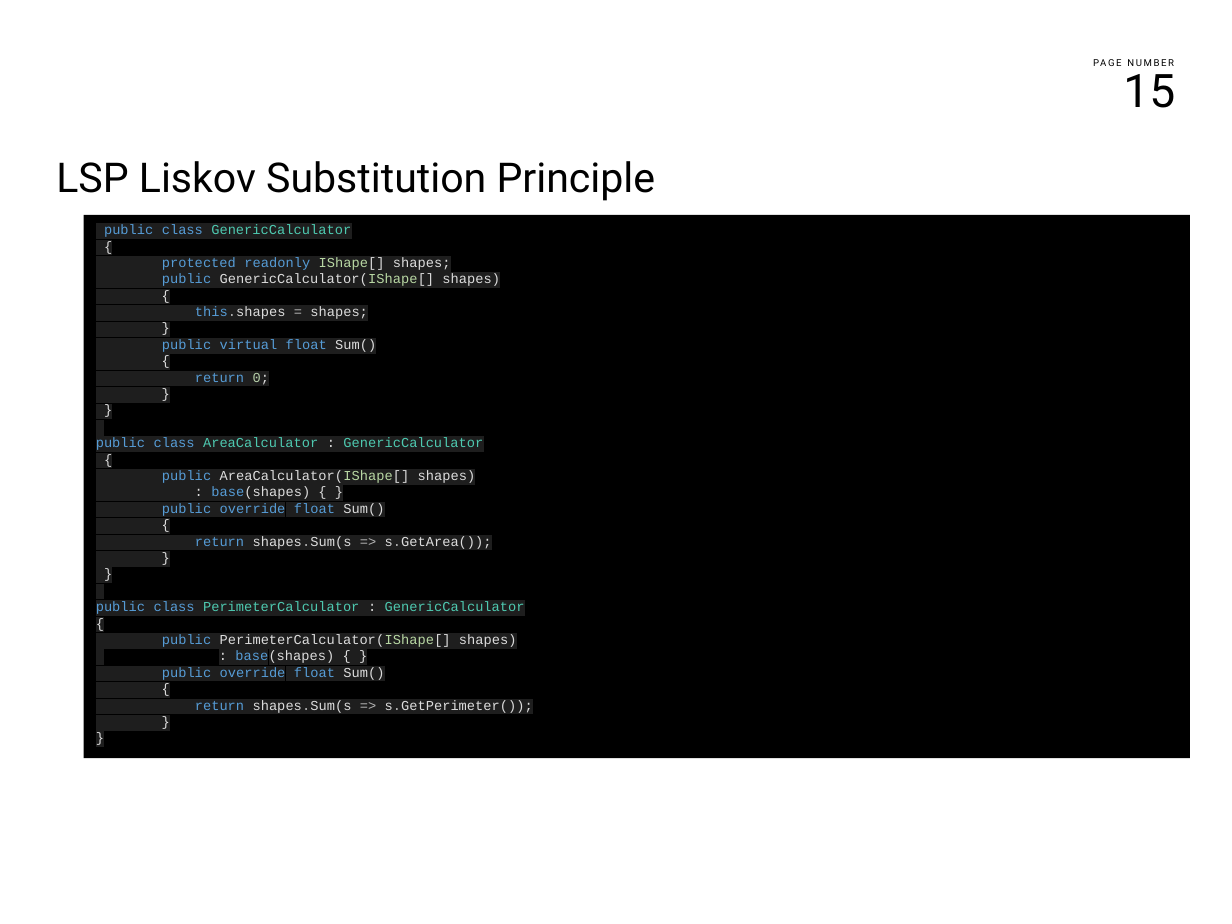
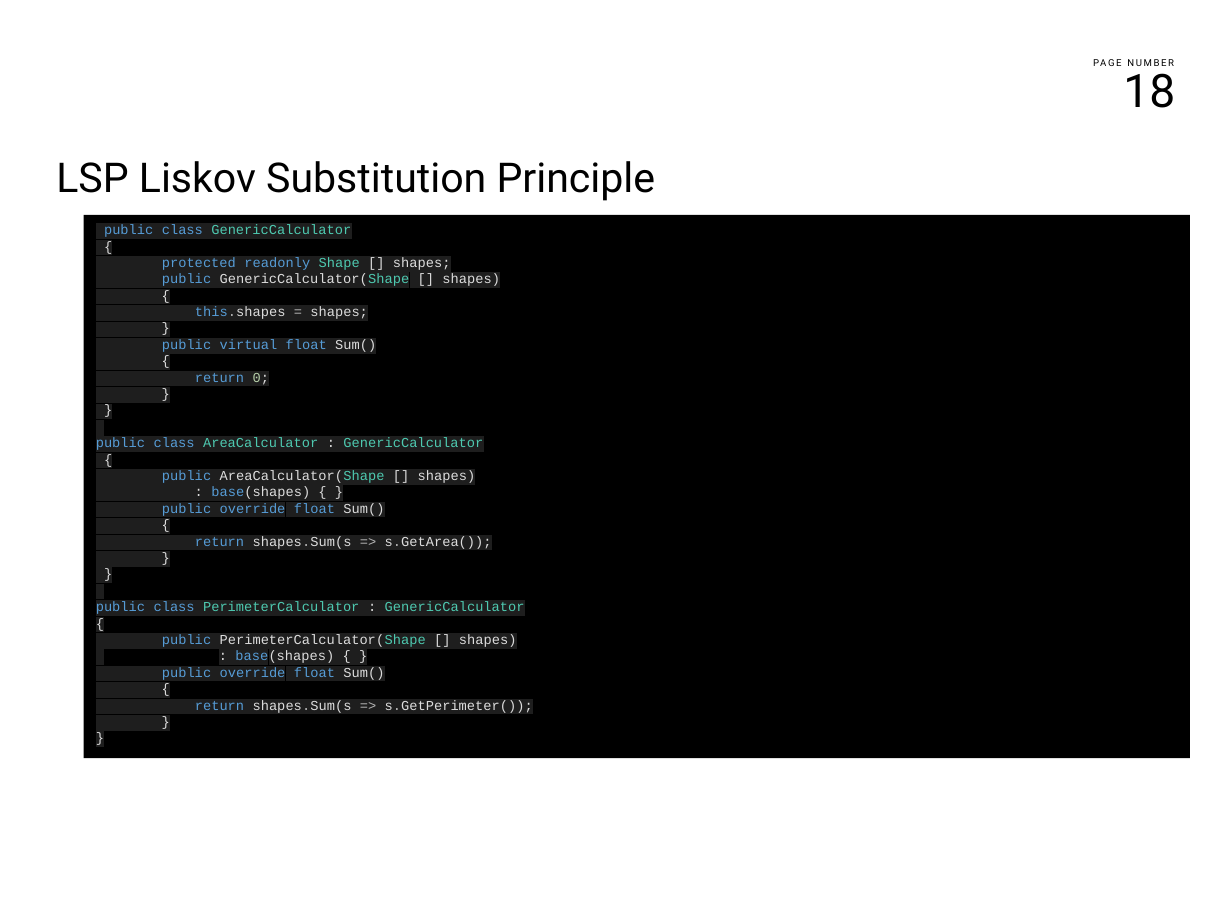
Before and after one commit to franco-melandri/SOLID, a slide deck: slide 18 of docs/solid.pptx (slide 15 before the commit). Drawn at 1232x924 pixels with LibreOffice and Linux fonts; fonts in the diff are those of the drawing; background and template pictures are left out. Boxes give left, top, right and bottom in pixels: in the first picture for what was removed or moved away, otherwise in the second. Text is boxed around its words. In the diff, an @@ line names an element or a change of style, - is before the commit and + after.

```diff
--- a/docs/solid.pptx
+++ b/docs/solid.pptx
@@ page number at [1123, 65, 1175, 108]: text changed @@
-15
+18
@@ text in rectangle at [162, 257, 500, 286]: text changed @@
-protected readonly IShape[] shapes;
-public GenericCalculator(IShape[] shapes)
+protected readonly Shape [] shapes;
+public GenericCalculator(Shape [] shapes)
@@ text in rectangle at [162, 470, 476, 483]: text changed @@
-public AreaCalculator(IShape[] shapes)
+public AreaCalculator(Shape [] shapes)
@@ text in rectangle at [162, 634, 517, 647]: text changed @@
-public PerimeterCalculator(IShape[] shapes)
+public PerimeterCalculator(Shape [] shapes)
```
Also in this commit, not shown: 6 other slides changed, 4 slides added.
